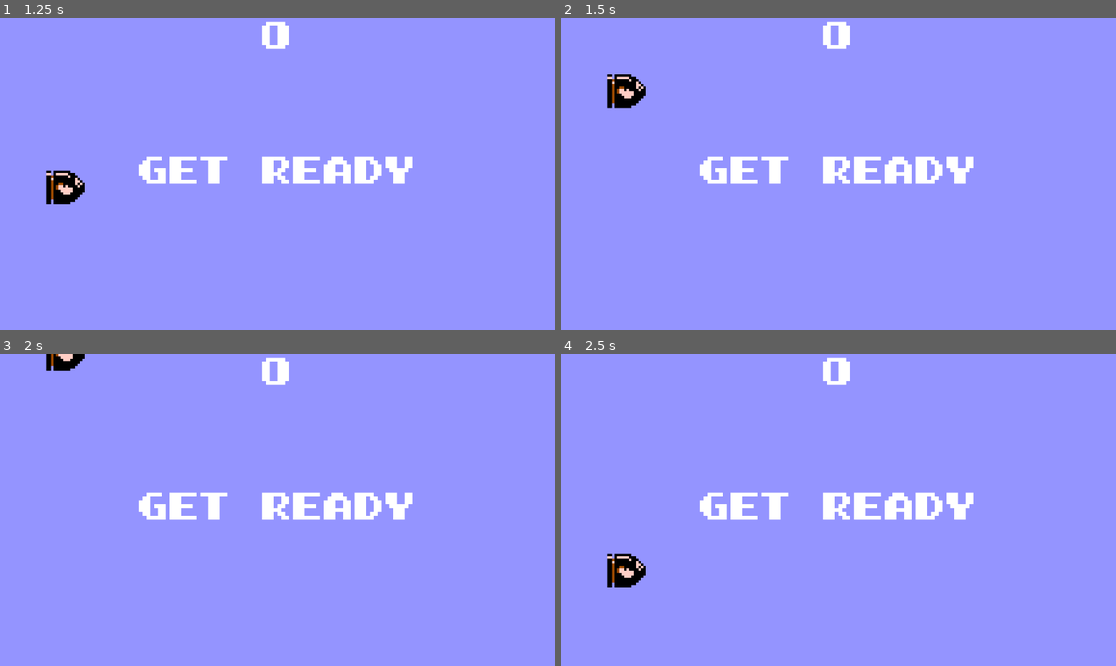
Above: before the commit, frames 1-4 (two rows, left to right).
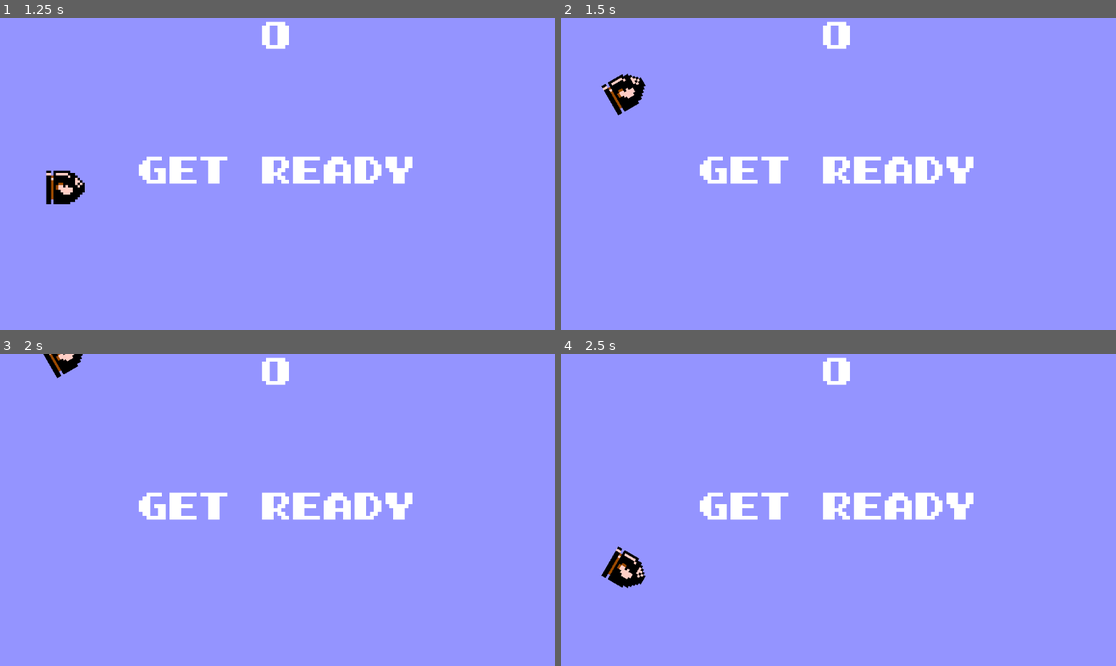
Above: after the commit, the same moments.

Repository: Bruceja1/BulletBill
Game: Godot game, scene res://src/main_scenes/main.tscn
The game is run twice, just before and just after one commit, with the same random seed, the same clock (stepped at 60 frames per second) and the same inputs.
Inputs:
- Up to frame 1 (1.25 s): click "Start" at 0.5 s
- Up to frame 2 (1.5 s): tap Enter at 1.25 s; hold Up (move_up) from 1.28 s (still down)
- Up to frame 3 (2 s): keep holding Up (move_up)
- Up to frame 4 (2.5 s): tap Space at 2 s; release Up (move_up) at 2.03 s; hold Down (move_down) from 2.03 s (still down)

Frame 1 is identical in both runs. In frame 2, 0.4% of the frame differs, in the area x 7-16%, y 17-32%; in frame 3, 0.2%; in frame 4, 0.4%.

Commit message:
Added player rotation on key press

Diff:
--- a/bullet_bill/src/player_scenes/player.gd
+++ b/bullet_bill/src/player_scenes/player.gd
@@ -3,6 +3,7 @@
 signal hit
 
 var speed = 1000
+var max_rotation = 30
 
 func _ready() -> void:
 	screen_size = get_viewport_rect().size
@@ -12,11 +13,17 @@
 func _process(delta: float) -> void:
 	var velocity = Vector2.ZERO
 
+	rotation_degrees = 0
+
 	if Input.is_action_pressed("move_up"):
 		velocity.y -= speed
+		rotation_degrees = -max_rotation
+
 
 	if Input.is_action_pressed("move_down"):
 		velocity.y += speed
+		rotation_degrees = max_rotation
+
 
 	position += velocity * delta
 	position = position.clamp(Vector2.ZERO, screen_size)
